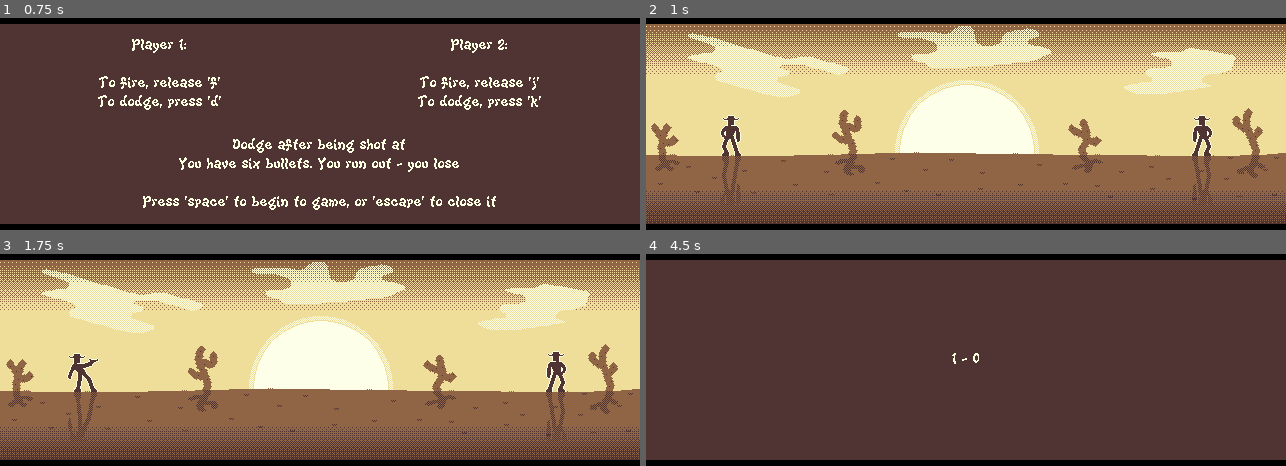
Above: before the commit, frames 1-4 (two rows, left to right).
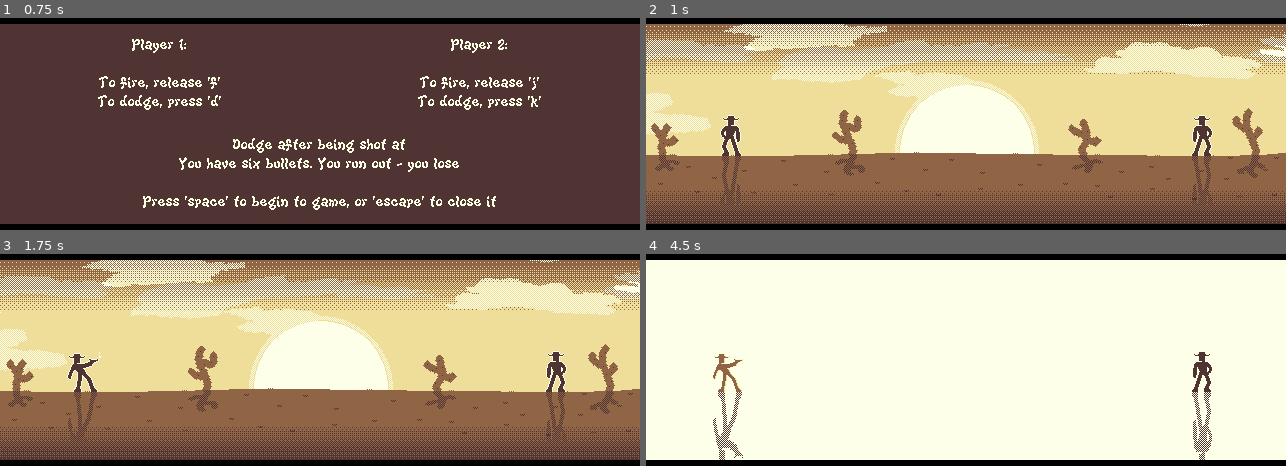
Above: after the commit, the same moments.

Repository: t3chno8uddha/it-s-a-mild-mild-mild-mild-west
Game: Godot game, scene res://nodes/gameplay.gd.tscn
Two runs of this game, one before a commit and one after it. Both use one fixed random seed, a clock stepped at 60 frames per second and the inputs below.
Inputs:
- Up to frame 1 (0.75 s): tap D (1_dodge) at 0.5, 0.6 s
- Up to frame 2 (1 s): tap Space at 0.77 s
- Up to frame 3 (1.75 s): tap F (1_fire) at 1.35 s; tap Space at 1.52 s
- Up to frame 4 (4.5 s): tap K (2_dodge) at 2.1 s; tap J (2_fire) at 2.85 s; tap Space at 3.02, 3.77 s; tap D (1_dodge) at 3.6 s; tap F (1_fire) at 4.35 s

Frame 1 is identical in both runs. In frame 2, 9.3% of the frame differs, in the area x 0-100%, y 2-56%; in frame 3, 9.4%; in frame 4, 93%, in the area x 0-100%, y 2-98%.

Commit message:
particle effects

Diff:
--- a/code/game.gd
+++ b/code/game.gd
@@ -19,9 +19,11 @@
 
 @export var t_window = 0.25
 @export var t_fade = 1.5
-@export var t_cooldown = 0.5
+@export var t_gunfire = 0.6
+@export var t_dodge = 0.5
 @export var t_flash = 0.1
 @export var t_score = 1.5
+@export var t_death = 0.75
 
 @export var fire_effects = []
 @export var hammer_effects = []
@@ -95,19 +97,26 @@
 func _get_input(p_num):
 	var p_action = ""
 
+	var s
+
+	if p_num == "1": s = $player_1/smoke
+	else: s = $player_2/smoke
+
 	if p[p_num] == p_status.idle:
 		if p_cooldown[p_num] == false:
 			if Input.is_action_just_released(p_num+"_fire"):
 				#print (p_num + " fired")
 				p[p_num] = p_status.flash
 
+				s.emitting = true
+
 				p_ammo[p_num] -= 1
 				_sfx_play(fire_effects)
 
 				p_action = p_num+"_fire"
 				if action == "": action = p_action
 
-				_cooldown(p_num, p_action)
+				_cooldown(p_num, p_action, t_gunfire)
 			elif Input.is_action_just_pressed(p_num+"_dodge"):
 				#print (p_num + " dodged")
 				p[p_num] = p_status.dodged
@@ -118,7 +127,7 @@
 
 				if action == "": action = p_action
 
-				_cooldown(p_num, p_action)
+				_cooldown(p_num, p_action, t_dodge)
 			elif Input.is_action_just_pressed(p_num+"_fire"):
 				_sfx_play(hammer_effects)
 
@@ -131,7 +140,7 @@
 	player.stream = random_sfx
 	player.play()
 
-func _cooldown(p_num, p_action):
+func _cooldown(p_num, p_action, p_timer):
 	p_cooldown[p_num] = true
 
 	if !action_playing && action != "":
@@ -154,15 +163,14 @@
 				print ("2_dodge")
 				if p["1"] == p_status.fired:	_hit("2", "1")
 
-
 		action_playing = false
 
-	await get_tree().create_timer(t_cooldown).timeout
+	await get_tree().create_timer(p_timer).timeout
 
 	if !game_over:
 		if p_ammo[p_num] == 0:
 			game_over = true
-			await get_tree().create_timer(t_cooldown).timeout
+			await get_tree().create_timer(t_death   ).timeout
 
 			var w_id
 
@@ -174,6 +182,13 @@
 
 			p[p_num] = p_status.empty
 			#print (p_num + " is out")
+
+			var s
+
+			if p_num == "1": s = $player_1
+			else: s = $player_2
+
+			s.frame = 5
 
 			_game_over()
 
@@ -191,17 +206,24 @@
 		game_over = true
 		p_score[w_id] += 1
 
-		await get_tree().create_timer(t_cooldown).timeout
+		await get_tree().create_timer(t_death).timeout
 		#print (p_num + " is dead")
 
 		p[p_num] = p_status.dead
+
+		var s
+
+		if p_num == "1": s = $player_1
+		else: s = $player_2
+
+		s.frame = 3
 
 		_game_over()
 
 func _game_over():
 	_sfx_play(thud_effect)
 
-	await get_tree().create_timer(t_fade).timeout
+	await get_tree().create_timer(t_death).timeout
 
 	$score.text = str(p_score["1"]) + " - " + str(p_score["2"])
 
--- a/nodes/gameplay.gd.tscn
+++ b/nodes/gameplay.gd.tscn
@@ -1,13 +1,14 @@
-[gd_scene load_steps=21 format=3 uid="uid://chm7lsmrtbteh"]
+[gd_scene load_steps=25 format=3 uid="uid://chm7lsmrtbteh"]
 
 [ext_resource type="Script" path="res://code/game.gd" id="1_8mbv1"]
 [ext_resource type="Texture2D" uid="uid://do4cvj6dqciiw" path="res://assets/2d/environment/env_sky.png" id="2_4ukku"]
 [ext_resource type="Texture2D" uid="uid://0nie14onweff" path="res://assets/2d/environment/env_sun.png" id="3_8g53a"]
 [ext_resource type="Texture2D" uid="uid://cv1ai6dg28wk6" path="res://assets/2d/environment/env_sky_d.png" id="3_suan0"]
+[ext_resource type="Texture2D" uid="uid://b4q2obl25d8bp" path="res://assets/2d/environment/env_clouds_sprites.png" id="5_pxhv6"]
 [ext_resource type="Texture2D" uid="uid://dwg3060ltb8cy" path="res://assets/2d/environment/env_ground.png" id="6_dvbg7"]
 [ext_resource type="Texture2D" uid="uid://bowfoatd0lgc0" path="res://assets/2d/environment/env_backdrop.png" id="7_4kut0"]
+[ext_resource type="Texture2D" uid="uid://ci483yu3vyj86" path="res://assets/2d/environment/env_clouds_dither.png" id="7_jj10x"]
 [ext_resource type="Texture2D" uid="uid://b25w4vkk6yjg" path="res://assets/2d/environment/env_grass.png" id="8_oovwd"]
-[ext_resource type="Texture2D" uid="uid://ddn0vx41gwxj" path="res://assets/2d/environment/env_clouds.png" id="9_0h1xr"]
 [ext_resource type="Texture2D" uid="uid://cpq12vml8o75t" path="res://assets/2d/environment/env_flash.png" id="9_4oidt"]
 [ext_resource type="Texture2D" uid="uid://byw6138iiifra" path="res://assets/2d/environment/env_ground_d.png" id="10_cv04f"]
 [ext_resource type="Texture2D" uid="uid://h5ivhbyxndyj" path="res://assets/2d/cowboy.png" id="10_vcmm1"]
@@ -15,6 +16,12 @@
 [ext_resource type="Texture2D" uid="uid://b2j0kuf1gyp8d" path="res://assets/2d/environment/env_bar.png" id="11_w4imi"]
 [ext_resource type="FontFile" uid="uid://ba6m8n7vv6hy2" path="res://assets/fonts/KiwiSoda.ttf" id="12_bqisi"]
 [ext_resource type="AudioStream" uid="uid://c5n2d322yig2n" path="res://assets/bgm/two-guns-one-destiny.mp3" id="15_mlag0"]
+
+[sub_resource type="CanvasItemMaterial" id="CanvasItemMaterial_j6db2"]
+particles_animation = true
+particles_anim_h_frames = 2
+particles_anim_v_frames = 4
+particles_anim_loop = false
 
 [sub_resource type="Animation" id="Animation_ms03n"]
 resource_name = "cacti_sway"
@@ -38,6 +45,12 @@
 "cacti_sway": SubResource("Animation_ms03n")
 }
 
+[sub_resource type="CompressedTexture2D" id="CompressedTexture2D_jn1n7"]
+
+[sub_resource type="Curve" id="Curve_hr2uw"]
+_data = [Vector2(0, 1), 0.0, 0.0521026, 0, 0, Vector2(1, 0), -2.44352, 0.0, 0, 0]
+point_count = 2
+
 [sub_resource type="LabelSettings" id="LabelSettings_a17q8"]
 font = ExtResource("12_bqisi")
 font_color = Color(0.988266, 1, 0.88275, 1)
@@ -64,6 +77,108 @@
 [node name="sky_d" type="Sprite2D" parent="environment_bg"]
 texture_filter = 1
 texture = ExtResource("3_suan0")
+
+[node name="clouds_left" type="Sprite2D" parent="environment_bg"]
+self_modulate = Color(0.0312505, 0.0312505, 0.0312505, 1)
+clip_children = 1
+texture_filter = 1
+texture = ExtResource("7_jj10x")
+
+[node name="cloud_particle_left" type="CPUParticles2D" parent="environment_bg/clouds_left"]
+clip_children = 1
+material = SubResource("CanvasItemMaterial_j6db2")
+position = Vector2(-384, -64)
+amount = 4
+lifetime = 40.0
+preprocess = 120.0
+speed_scale = 0.25
+texture = ExtResource("5_pxhv6")
+emission_shape = 1
+emission_sphere_radius = 64.0
+direction = Vector2(0, 0)
+spread = 0.0
+gravity = Vector2(1, 0)
+initial_velocity_min = 0.5
+initial_velocity_max = 5.0
+angular_velocity_min = -0.05
+angular_velocity_max = 0.05
+angle_min = -10.0
+angle_max = 10.0
+scale_amount_max = 2.0
+anim_offset_max = 1.0
+
+[node name="cloud_particle_right" type="CPUParticles2D" parent="environment_bg/clouds_left"]
+material = SubResource("CanvasItemMaterial_j6db2")
+position = Vector2(384, -64)
+amount = 4
+lifetime = 40.0
+preprocess = 120.0
+speed_scale = 0.25
+texture = ExtResource("5_pxhv6")
+emission_shape = 1
+emission_sphere_radius = 64.0
+direction = Vector2(0, 0)
+spread = 0.0
+gravity = Vector2(-1, 0)
+initial_velocity_min = 0.5
+initial_velocity_max = 5.0
+angular_velocity_min = -0.05
+angular_velocity_max = 0.05
+angle_min = -10.0
+angle_max = 10.0
+scale_amount_max = 2.0
+anim_offset_max = 1.0
+
+[node name="clouds_right" type="Sprite2D" parent="environment_bg"]
+self_modulate = Color(0.0312505, 0.0312505, 0.0312505, 1)
+clip_children = 1
+texture_filter = 1
+texture = ExtResource("7_jj10x")
+flip_h = true
+
+[node name="cloud_particle_left" type="CPUParticles2D" parent="environment_bg/clouds_right"]
+material = SubResource("CanvasItemMaterial_j6db2")
+position = Vector2(-384, -64)
+amount = 4
+lifetime = 40.0
+preprocess = 120.0
+speed_scale = 0.25
+texture = ExtResource("5_pxhv6")
+emission_shape = 1
+emission_sphere_radius = 64.0
+direction = Vector2(0, 0)
+spread = 0.0
+gravity = Vector2(1, 0)
+initial_velocity_min = 0.5
+initial_velocity_max = 5.0
+angular_velocity_min = -0.05
+angular_velocity_max = 0.05
+angle_min = -10.0
+angle_max = 10.0
+scale_amount_max = 2.0
+anim_offset_max = 1.0
+
+[node name="cloud_particle_right" type="CPUParticles2D" parent="environment_bg/clouds_right"]
+material = SubResource("CanvasItemMaterial_j6db2")
+position = Vector2(384, -64)
+amount = 4
+lifetime = 40.0
+preprocess = 120.0
+speed_scale = 0.25
+texture = ExtResource("5_pxhv6")
+emission_shape = 1
+emission_sphere_radius = 64.0
+direction = Vector2(0, 0)
+spread = 0.0
+gravity = Vector2(-1, 0)
+initial_velocity_min = 0.5
+initial_velocity_max = 5.0
+angular_velocity_min = -0.05
+angular_velocity_max = 0.05
+angle_min = -10.0
+angle_max = 10.0
+scale_amount_max = 2.0
+anim_offset_max = 1.0
 
 [node name="sun" type="Sprite2D" parent="environment_bg"]
 texture_filter = 1
@@ -97,7 +212,7 @@
 
 [node name="clouds" type="Sprite2D" parent="environment_bg"]
 texture_filter = 1
-texture = ExtResource("9_0h1xr")
+texture = SubResource("CompressedTexture2D_jn1n7")
 
 [node name="flash" type="Sprite2D" parent="."]
 visible = false
@@ -110,6 +225,21 @@
 texture = ExtResource("10_vcmm1")
 offset = Vector2(0, 20)
 hframes = 6
+
+[node name="smoke" type="CPUParticles2D" parent="player_1"]
+position = Vector2(20, -34)
+emitting = false
+lifetime = 0.2
+one_shot = true
+speed_scale = 0.3
+direction = Vector2(0, -1)
+spread = 15.0
+gravity = Vector2(0, -1)
+initial_velocity_min = 50.0
+initial_velocity_max = 75.0
+scale_amount_max = 2.5
+scale_amount_curve = SubResource("Curve_hr2uw")
+color = Color(0.988266, 1, 0.88275, 1)
 
 [node name="player_2" type="Sprite2D" parent="."]
 texture_filter = 1
@@ -118,6 +248,21 @@
 offset = Vector2(0, 20)
 flip_h = true
 hframes = 6
+
+[node name="smoke" type="CPUParticles2D" parent="player_2"]
+position = Vector2(-20, -34)
+emitting = false
+lifetime = 0.2
+one_shot = true
+speed_scale = 0.3
+direction = Vector2(0, -1)
+spread = 15.0
+gravity = Vector2(0, -1)
+initial_velocity_min = 50.0
+initial_velocity_max = 75.0
+scale_amount_max = 2.5
+scale_amount_curve = SubResource("Curve_hr2uw")
+color = Color(0.988266, 1, 0.88275, 1)
 
 [node name="fade" type="Sprite2D" parent="."]
 visible = false
@@ -140,7 +285,7 @@
 volume_db = -6.0
 autoplay = true
 
-[node name="tutorial" type="Node" parent="."]
+[node name="tutorial" type="Node2D" parent="."]
 
 [node name="screen" type="Sprite2D" parent="tutorial"]
 modulate = Color(0.313619, 0.199802, 0.199802, 1)
@@ -175,8 +320,6 @@
 offset_left = -320.0
 offset_right = 320.0
 offset_bottom = 100.0
-grow_horizontal = 0
-grow_vertical = 2
 text = "Dodge after being shot at
 You have six bullets. You run out - you lose
 
--- a/project.godot
+++ b/project.godot
@@ -19,7 +19,6 @@
 
 window/size/viewport_width=640
 window/size/viewport_height=360
-window/size/mode=3
 window/stretch/mode="viewport"
 window/stretch/aspect="expand"
 window/stretch/scale_mode="integer"
Binary file removed: assets/2d/environment/env_clouds.png
Not shown, removed: assets/2d/environment/env_clouds.png.import
Binary file added: assets/2d/environment/env_clouds_dither.png
Not shown, added: assets/2d/environment/env_clouds_dither.png.import
Binary file added: assets/2d/environment/env_clouds_sprites.png
Not shown, added: assets/2d/environment/env_clouds_sprites.png.import
Not shown, added: README.md
Not shown, changed: exports/Linux/It's a Mild Mild Mild Mild West.pck
Not shown, changed: exports/M4W.zip
Not shown, changed: exports/Windows/It's a Mild Mild Mild Mild West.pck
Not shown, added: exports/Windows/mild4west.zip
Not shown, removed: nodes/README.md
